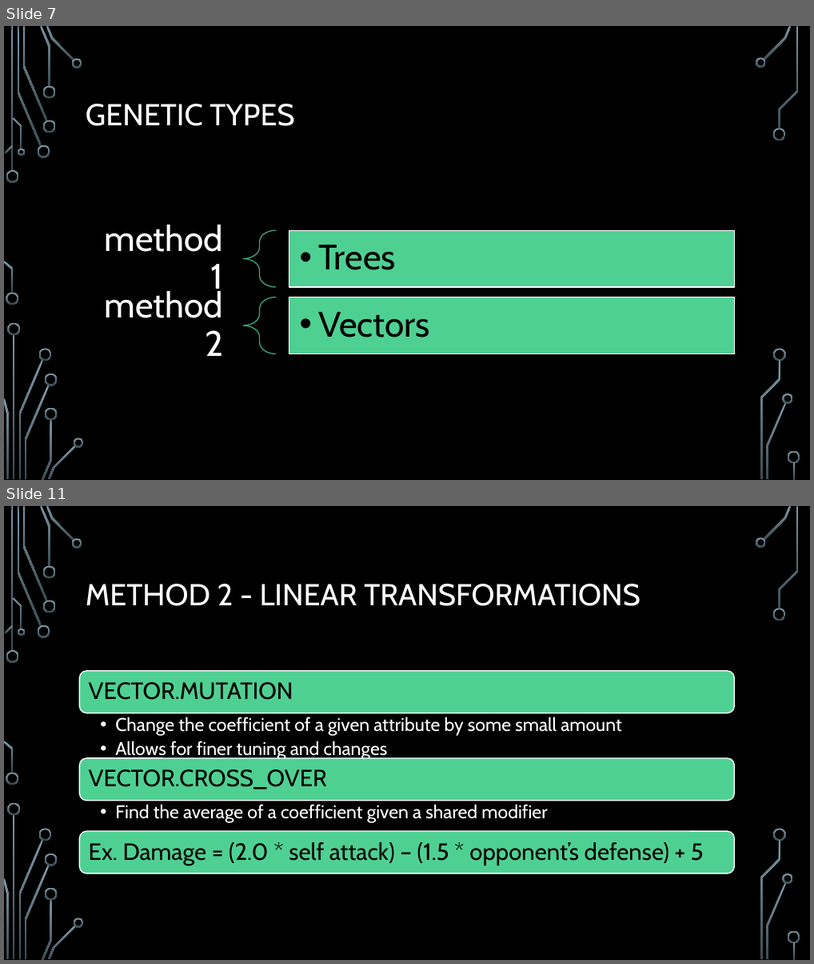
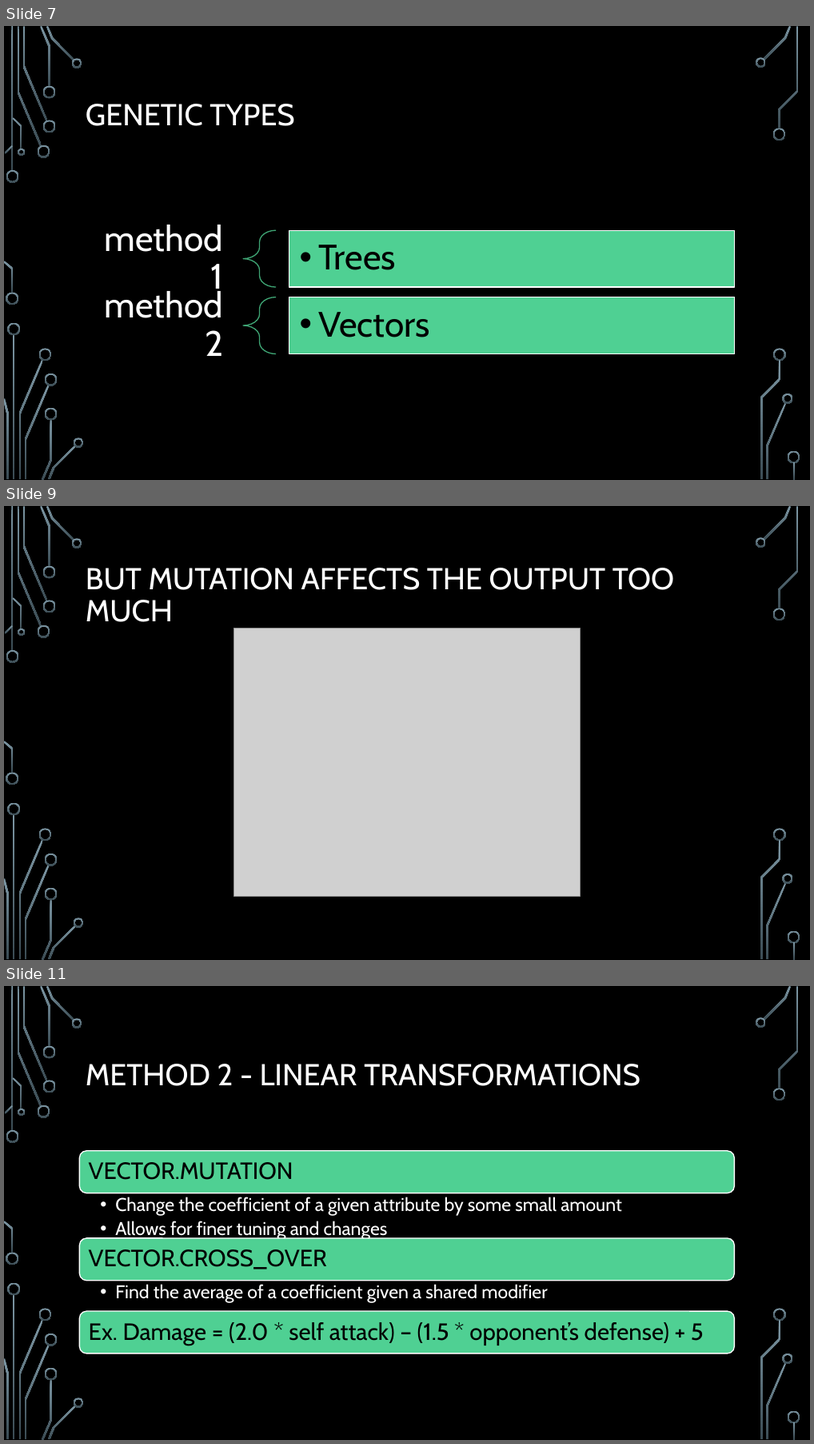
Before and after one commit to acbart/attribute-learning-system, a slide deck: presentation/Attribute Learning System Presentation.pptx. Shown one above the other, each under a label of ours: slides 7 and 11 before the commit, slides 7, 9 and 11 after it; the slides between them are not shown. The pictures are 814x964 and 814x1444 pixels, drawn with LibreOffice and Linux fonts; fonts in the diff are those of the drawing; grey boxes stand for pictures; background and template pictures are left out. Boxes give left, top, right and bottom in pixels: in the first picture for what was removed or moved away, otherwise in the second. Text is boxed around its words. In the diff, an @@ line names an element or a change of style, - is before the commit and + after.

```diff
--- a/presentation/Attribute Learning System Presentation.pptx
+++ b/presentation/Attribute Learning System Presentation.pptx
@@ slide 9 added at (x1=4, y1=506, x2=810, y2=960), background picture (left out); not listed: 36 template elements that a slide beside it also shows @@
@@ title added at (x1=86, y1=568, x2=674, y2=622), 36 pt, text #FFFFFF @@
+BUT MUTATION AFFECTS THE OUTPUT TOO MUCH
@@ picture added at (x1=234, y1=628, x2=581, y2=896) @@
```
Also in this commit, not shown: 2 slides changed, 1 other slide added, 1 slide removed.
